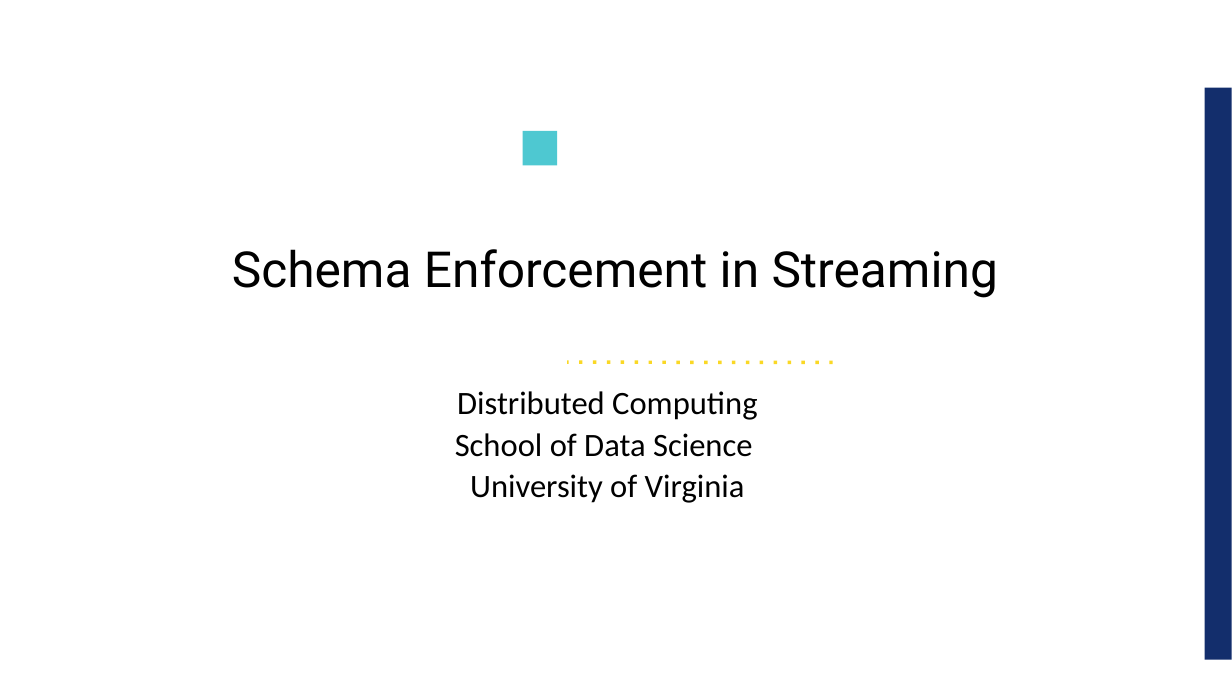
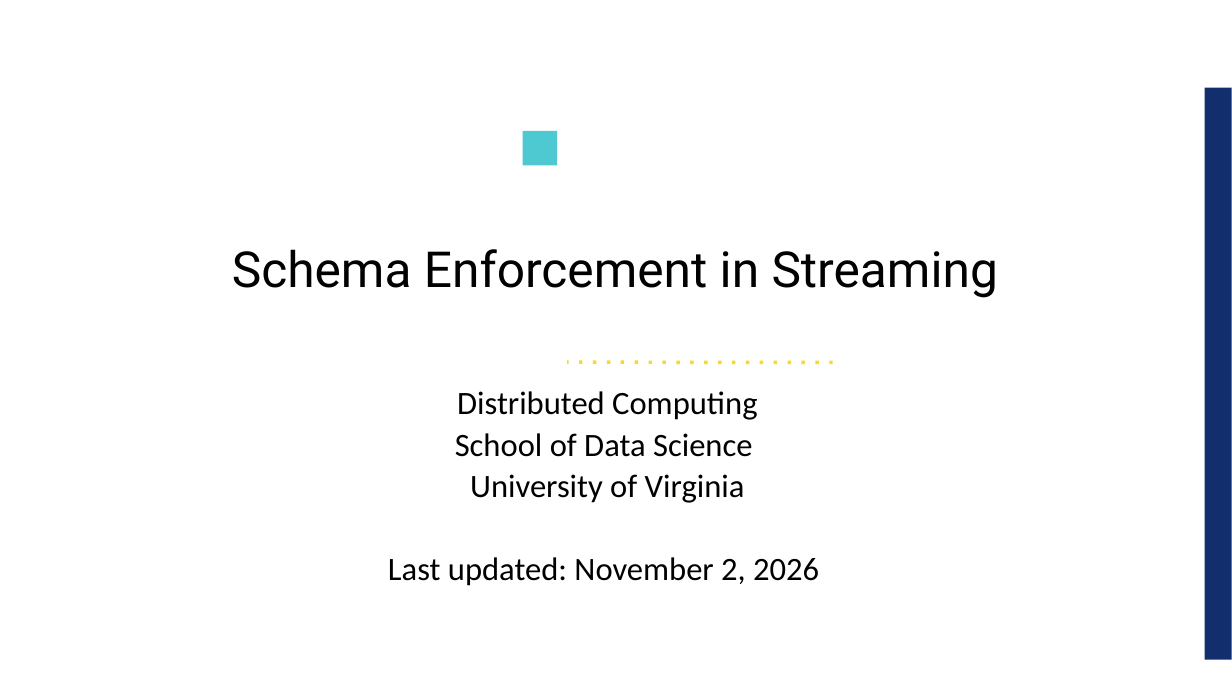
Before and after one commit to UVADS/distributed_computing, a slide deck: slide 1 of 09_event_streams_and_data_contracts/content_schema_enforcement/schema_enforcement_in_streaming.ppt. Drawn at 1232x693 pixels with LibreOffice and Linux fonts; fonts in the diff are those of the drawing; background and template pictures are left out. Boxes give left, top, right and bottom in pixels: in the first picture for what was removed or moved away, otherwise in the second. Text is boxed around its words. In the diff, an @@ line names an element or a change of style, - is before the commit and + after.

```diff
--- a/09_event_streams_and_data_contracts/content_schema_enforcement/schema_enforcement_in_streaming.ppt
+++ b/09_event_streams_and_data_contracts/content_schema_enforcement/schema_enforcement_in_streaming.ppt
@@ text at [388, 557, 819, 586]: paragraph added @@
+Last updated: November 2, 2026
```
Also in this commit, not shown: 1 slide added, 1 other file.
